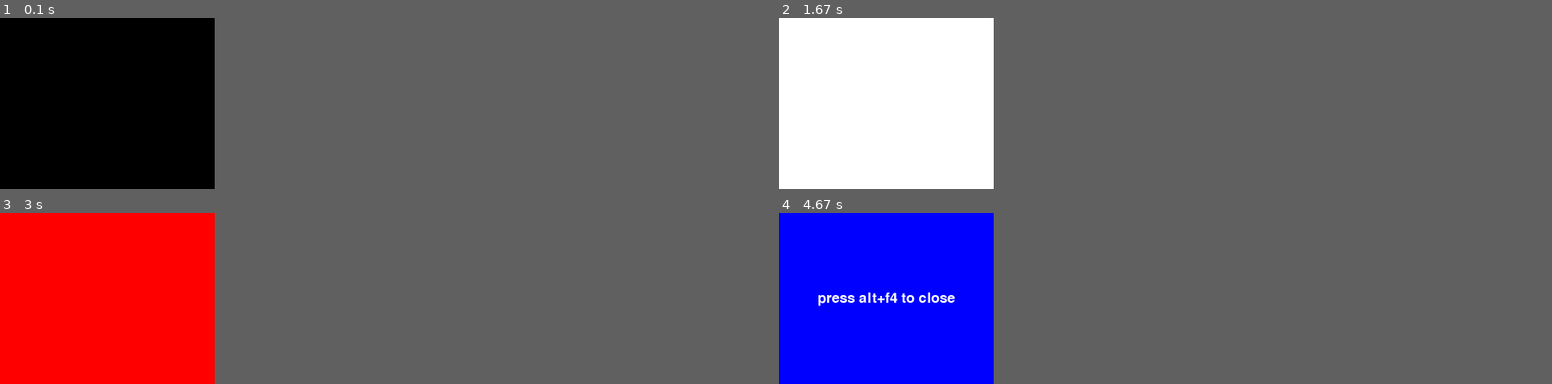
Above: before the commit, frames 1-4 (two rows, left to right).
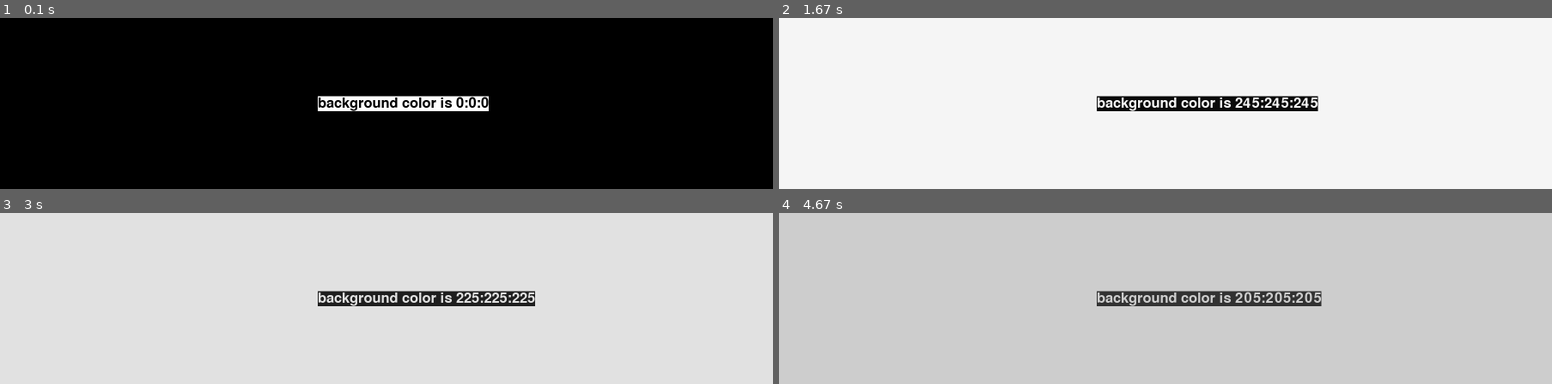
Above: after the commit, the same moments.

Repository: MichielvdBroek/machineLearing
Game: pygame game, started from pythonTestPrograms/testPyGame.py
The game is run twice, just before and just after one commit, with the same random seed, the same clock (stepped at 60 frames per second) and the same inputs.
Inputs:
- Up to frame 1 (0.1 s): no input
- Up to frame 2 (1.67 s): no input
- Up to frame 3 (3 s): no input
- Up to frame 4 (4.67 s): no input
In our replay, the window is 250x200 before the commit and 900x200 after it. These sizes can differ from the game's own. Grey fills any space a smaller window leaves; there, only what the larger window draws over its background counts as a difference.

The runs differ from the first frame. In frame 1, 1.6% of the frame differs, in the area x 41-64%, y 45-55%; in frame 2, 2.1%; in frame 3, 30%; in frame 4, 30%, in the area x 0-71%, y 0-100%.

Commit message:
ground and background are moving

Diff:
--- /dev/null
+++ b/Runner.py
@@ -0,0 +1,54 @@
+import pygame
+import sys
+import time
+from pygame.locals import *
+from Values import *
+
+pygame.init()
+
+WindowSurface = pygame.display.set_mode((ScreenWidth, ScreenHight))
+BackGround = pygame.image.load("sources/mountain.bmp").convert()
+Ground = pygame.image.load("sources/ground.bmp").convert()
+BackGroundCorX = 0
+GroundCorX = 0
+GROUNDHEIGHT = Ground.get_rect().height
+pygame.display.set_caption('Runner')
+Clock = pygame.time.Clock()
+
+
+#game loop
+while True:
+	for event in pygame.event.get():
+		if event.type == QUIT:
+			pygame.quit()
+			sys.exit()
+
+	#if a key is pressed
+	k = pygame.key.get_pressed()
+
+
+	#move backGround and ground
+	BackGroundCorX -= 1
+	GroundCorX -= 5
+	BackGroundRelativeX = BackGroundCorX % BackGround.get_rect().width
+	GroundRelativeX = GroundCorX % Ground.get_rect().width
+
+	#draw infinite backGround
+	WindowSurface.blit(BackGround, (BackGroundRelativeX - BackGround.get_rect().width, 0))
+	if BackGroundRelativeX < ScreenWidth:
+		WindowSurface.blit(BackGround, (BackGroundRelativeX, 0))
+
+	#draw infinite Ground
+	WindowSurface.blit(Ground, (GroundRelativeX - Ground.get_rect().width, ScreenHight - GROUNDHEIGHT))
+	if GroundRelativeX < ScreenWidth:
+		WindowSurface.blit(Ground, (GroundRelativeX, ScreenHight - GROUNDHEIGHT))
+
+
+	pygame.display.update()
+	Clock.tick(FPS)
+
+
+
+	#TODO: collision met blokken
+	#TODO: blokken spawnen
+	#TODO: character laten lopen
--- /dev/null
+++ b/pythonTestPrograms/Class.py
@@ -0,0 +1,14 @@
+Sometext = "Global"
+
+class Hello:
+	def printHello():
+		print("hello")
+
+	def printWorld():
+		printText("world")
+
+	def printText(text):
+		print(text)
+
+	def printGlobalText():
+		print(Sometext)
--- /dev/null
+++ b/pythonTestPrograms/main.py
@@ -0,0 +1,9 @@
+import sys
+from Class import *
+
+text1 = "i'm bob"
+H = Hello()
+H.printGlobalText()
+H.printText(text1)
+H.printHello()
+H.printWorld()
--- a/pythonTestPrograms/testPyGame.py
+++ b/pythonTestPrograms/testPyGame.py
@@ -7,7 +7,7 @@
 pygame.init()
 
 # set up the window
-windowSurface = pygame.display.set_mode((500, 400), 0, 32)
+windowSurface = pygame.display.set_mode((1800, 400), 0, 32)
 pygame.display.set_caption('Hello world!')
 
 # set up the colors
@@ -22,7 +22,7 @@
 basicFont = pygame.font.SysFont(None, 48)
 
 # set up the text
-text = basicFont.render('press alt+f4 to close', True, WHITE, BLUE)
+text = basicFont.render('press alt+f4 to close', True, BLACK, WHITE)
 textRect = text.get_rect()
 textRect.centerx = windowSurface.get_rect().centerx
 textRect.centery = windowSurface.get_rect().centery
@@ -33,6 +33,10 @@
 # run the game loop
 i = 0
 intervalTime = time.time()
+
+del COLORS[4]
+del COLORS[3]
+del COLORS[2]
 while True:
 	for event in pygame.event.get():
 		if event.type == QUIT:
@@ -40,15 +44,39 @@
 			sys.exit()
 
 	if time.time() > intervalTime:
-		intervalTime = time.time() + 1
+		intervalTime = time.time() + 0.4
 		printingColor = (COLORS[i][0], COLORS[i][1], COLORS[i][2])
+		text = basicFont.render('background color is ' + str(COLORS[i][0]) + ':' + str(COLORS[i][2]) + ':' + str(COLORS[i][2]), True, COLORS[i% 2], COLORS[ 1 -(i % 2)])
 		windowSurface.fill(printingColor)
+		windowSurface.blit(text, textRect)
 		i += 1
-		if i > 4:
-			windowSurface.blit(text, textRect)
-			BLACK[0] += 10
-			BLACK[1] += 10
-			BLACK[2] += 10
+
+		if i == len(COLORS):
+
+			if BLACK[0] <= 245:
+				BLACK[0] += 10
+			else: BLACK[0] = 0
+
+			if BLACK[1] <= 245:
+				BLACK[1] += 10
+			else: BLACK[1] = 0
+
+			if BLACK[2] <= 245:
+				BLACK[2] += 10
+			else: BLACK[2] = 0
+
+			if WHITE[0] >= 10:
+				WHITE[0] -= 10
+			else: WHITE[0] = 255
+
+			if WHITE[1] >= 10:
+				WHITE[1] -= 10
+			else: WHITE[1] = 255
+
+			if WHITE[2] >= 10:
+				WHITE[2] -= 10
+			else: WHITE[2] = 255
+
 			i = 0
 
 		pygame.display.update()
Not shown, added: pythonTestPrograms/Class.pyc
